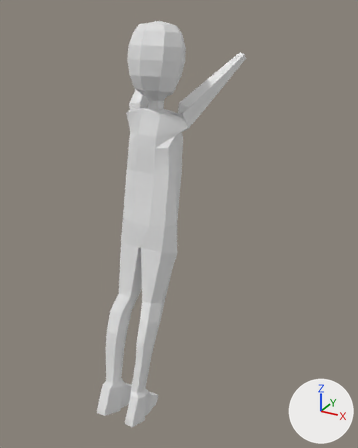
The glTF model assets/models/model.glb: old version first, new version second.
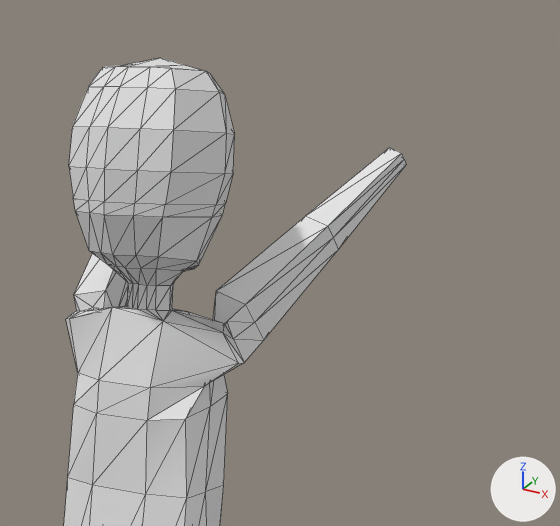
Old and new are each drawn whole from a 50 mm lens placed at (2.85, -4.53, 2.36), pointed at (0.2, 0.29, -0.05) and again close up on the part from 29% to 84% of the width and 0% to 41% of the height. The lights are fixed; the arrows at lower right show +X, +Y and +Z. The first two pictures are the older version. Both versions are drawn at frame 6 of the action 'jump'; the numbers are the values there. The close-ups show mesh edges as thin lines. Vertices at exactly the same position are counted once.

The first close-up shows '立方体'.
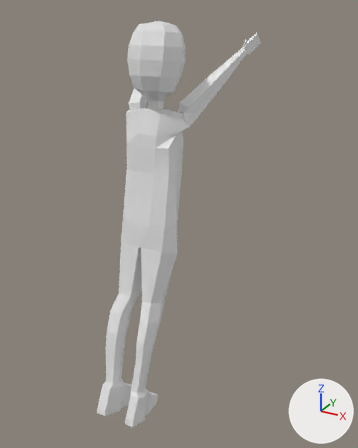
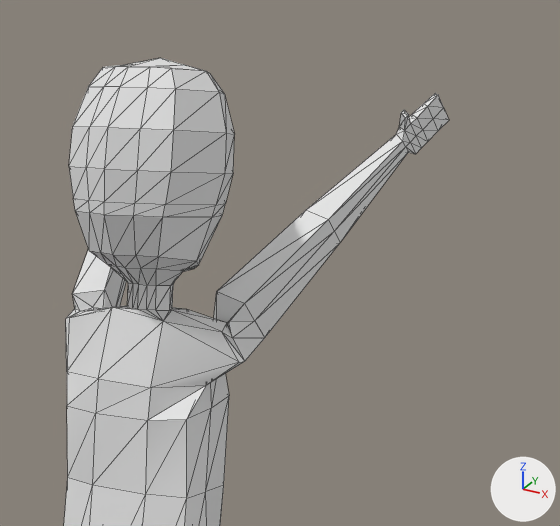
Pixel boxes (x1, y1, x2, y2) of what changed, in the close-ups (560 x 526 px):
'立方体', reshaped
    before: (64, 58, 406, 526)
    after: (64, 58, 449, 526)
part 1 of me_立方体, built on
    before: (66, 147, 406, 498)
    after: (66, 93, 449, 498)

The change, as a diff of the scene's bpy script:
```diff
--- a/assets/models/model.glb.py
+++ b/assets/models/model.glb.py
@@ me_立方体 @@
 # used by ob_立方体; location = (0.0, 0.0, 0.0)
-me_立方体.from_pydata(...)  # 351 vertices, 698 faces; spans x -0.62..0.62, y -0.96..1.18, z -2.32..2.23
+me_立方体.from_pydata(...)  # 419 vertices, 834 faces; spans x -0.73..0.73, y -0.96..1.32, z -2.32..2.23
+# me_立方体 part 1
+# 8 faces are deleted
+# 3 vertices in x -0.53..-0.39, y 0.67..0.7, z 1.5..1.62 move by (-0.02, -0.03, 0.03)
+# 45 vertices move from x -0.62..0.62, y -0.08..1.18, z 0.97..1.87 to x -0.65..0.64, y -0.08..1.14, z 0.97..1.93
+# 53 vertices are added at x -0.73..0.73, y 1.03..1.32, z 1.84..2.08
+# 8 new vertices lie (0.01, 0.03, -0.05) away from vertices in x 0.6..0.7, y 1.07..1.26, z 1.91..2.08
+# 7 new vertices lie (0.01, -0.03, 0.05) away from vertices in x -0.71..-0.64, y 1.14..1.27, z 1.86..2.01
+# 144 new faces join them
```
